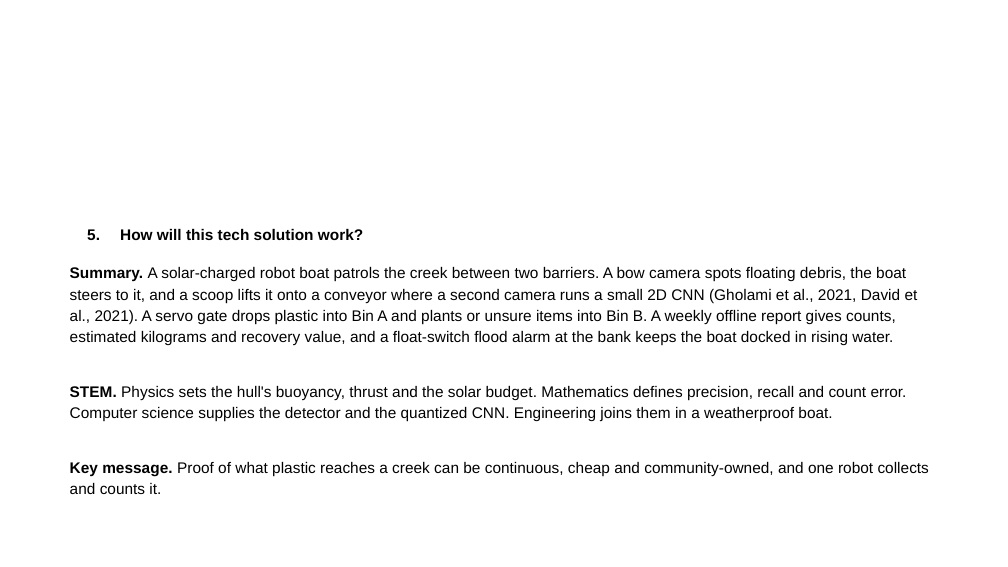
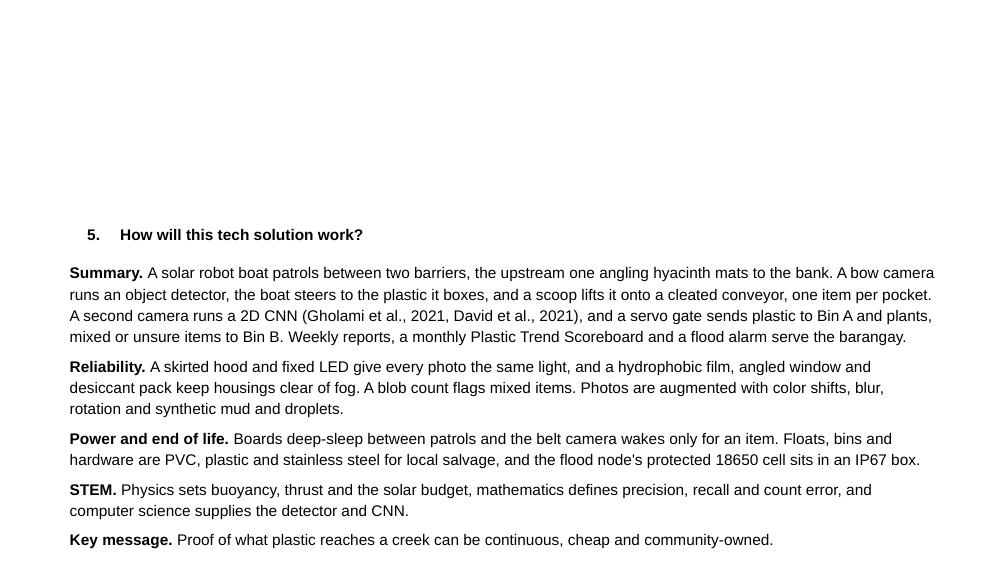
Before and after one commit to tmommu/research, a slide deck: slide 4 of sft_entry/SAGIP_SFT2026_Entry_PPT.pptx. Drawn at 1008x567 pixels with LibreOffice and Linux fonts; fonts in the diff are those of the drawing; background and template pictures are left out. Boxes give left, top, right and bottom in pixels: in the first picture for what was removed or moved away, otherwise in the second. Text is boxed around its words. In the diff, an @@ line names an element or a change of style, - is before the commit and + after.

```diff
--- a/sft_entry/SAGIP_SFT2026_Entry_PPT.pptx
+++ b/sft_entry/SAGIP_SFT2026_Entry_PPT.pptx
@@ text at bbox=[70, 267, 934, 549]: text changed @@
-Summary. A solar-charged robot boat patrols the creek between two barriers. A bow camera spots floating debris, the boat steers to it, and a scoop lifts it onto a conveyor where a second camera runs a small 2D CNN (Gholami et al., 2021, David et al., 2021). A servo gate drops plastic into Bin A and plants or unsure items into Bin B. A weekly offline report gives counts, estimated kilograms and recovery value, and a float-switch flood alarm at the bank keeps the boat docked in rising water.
-STEM. Physics sets the hull's buoyancy, thrust and the solar budget. Mathematics defines precision, recall and count error. Computer science supplies the detector and the quantized CNN. Engineering joins them in a weatherproof boat.
-Key message. Proof of what plastic reaches a creek can be continuous, cheap and community-owned, and one robot collects and counts it.
+Summary. A solar robot boat patrols between two barriers, the upstream one angling hyacinth mats to the bank. A bow camera runs an object detector, the boat steers to the plastic it boxes, and a scoop lifts it onto a cleated conveyor, one item per pocket. A second camera runs a 2D CNN (Gholami et al., 2021, David et al., 2021), and a servo gate sends plastic to Bin A and plants, mixed or unsure items to Bin B. Weekly reports, a monthly Plastic Trend Scoreboard and a flood alarm serve the barangay.
+Reliability. A skirted hood and fixed LED give every photo the same light, and a hydrophobic film, angled window and desiccant pack keep housings clear of fog. A blob count flags mixed items. Photos are augmented with color shifts, blur, rotation and synthetic mud and droplets.
+Power and end of life. Boards deep-sleep between patrols and the belt camera wakes only for an item. Floats, bins and hardware are PVC, plastic and stainless steel for local salvage, and the flood node's protected 18650 cell sits in an IP67 box.
+STEM. Physics sets buoyancy, thrust and the solar budget, mathematics defines precision, recall and count error, and computer science supplies the detector and CNN.
+Key message. Proof of what plastic reaches a creek can be continuous, cheap and community-owned.
```
Also in this commit, not shown: 3 other slides changed, 1 other file.
